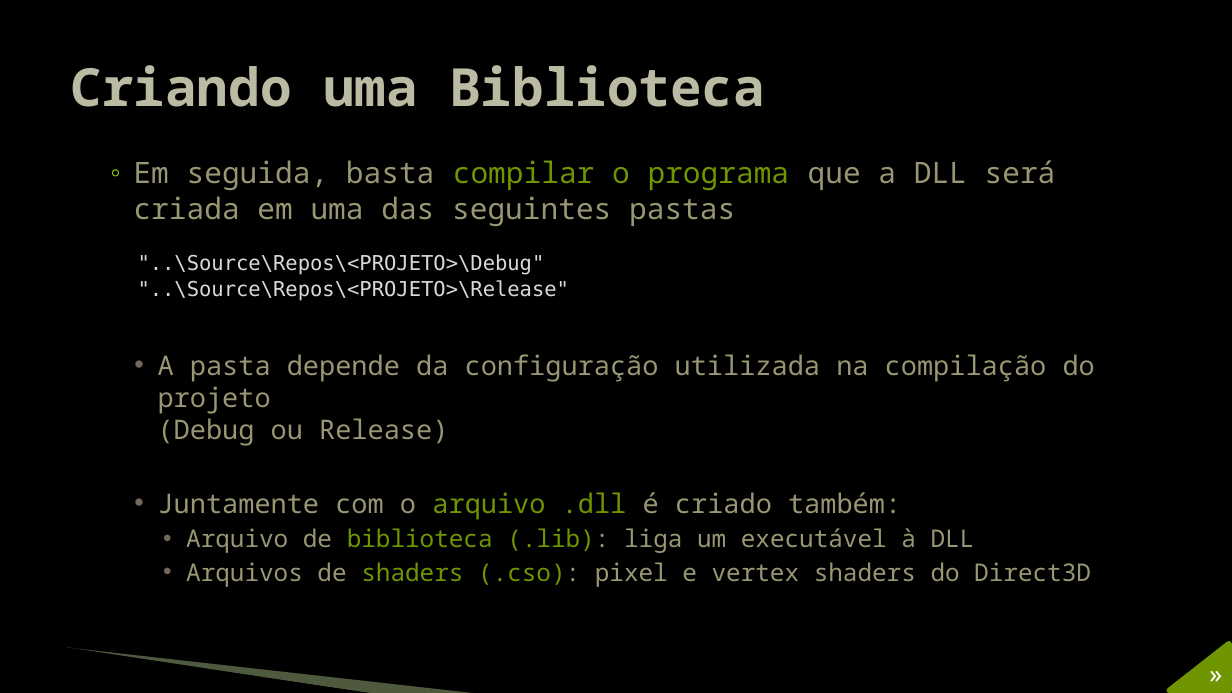
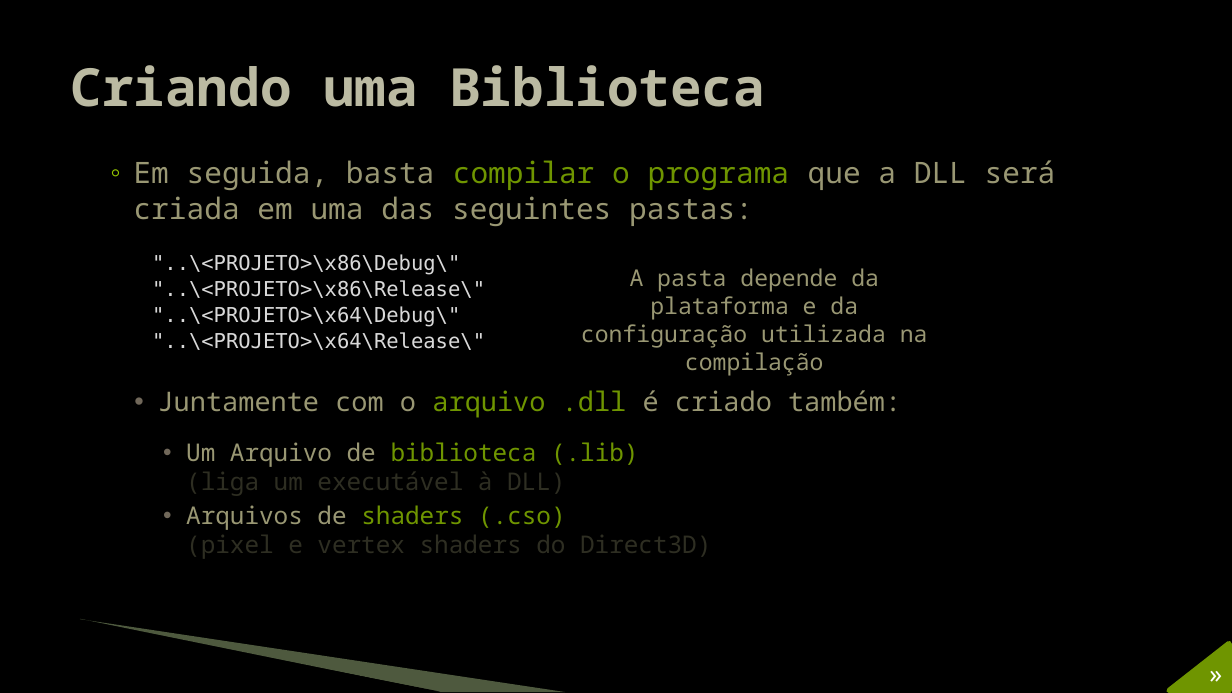
Before and after one commit to JudsonSS/Jogos, a slide deck: slide 10 of Slides/29. Distribuição do Jogo.pptx (slide 8 before the commit). Drawn at 1232x693 pixels with LibreOffice and Linux fonts; fonts in the diff are those of the drawing; background and template pictures are left out. Boxes give left, top, right and bottom in pixels: in the first picture for what was removed or moved away, otherwise in the second. Text is boxed around its words. In the diff, an @@ line names an element or a change of style, - is before the commit and + after.

```diff
--- a/Slides/29. Distribuição do Jogo.pptx
+++ b/Slides/29. Distribuição do Jogo.pptx
@@ text at <box>134,160,1056,226</box>: text changed; size 21 to 23 pt @@
-  ◦ Em seguida, basta compilar o programa que a DLL será criada em uma das seguintes pastas
-    • A pasta depende da configuração utilizada na compilação do projeto
-      (Debug ou Release)
+  ◦ Em seguida, basta compilar o programa que a DLL será
+    criada em uma das seguintes pastas:
@@ text at <box>152,254,485,350</box>: text changed @@
-"..\Source\Repos\<PROJETO>\Debug"
-"..\Source\Repos\<PROJETO>\Release"
+"..\<PROJETO>\x86\Debug\"
+"..\<PROJETO>\x86\Release\"
+"..\<PROJETO>\x64\Debug\"
+"..\<PROJETO>\x64\Release\"
@@ text added at <box>581,268,928,348</box>, 18 pt, text #999773 @@
+A pasta depende da plataforma e da configuração utilizada na compilação
@@ text at <box>158,390,901,418</box>: more space between paragraphs @@
@@ text at <box>186,442,711,558</box>: text changed; text colour #999773 to #2E2E22 @@
-      • Arquivo de biblioteca (.lib): liga um executável à DLL
-      • Arquivos de shaders (.cso): pixel e vertex shaders do Direct3D
+      • Um Arquivo de biblioteca (.lib)
+        (liga um executável à DLL)
+      • Arquivos de shaders (.cso)
+        (pixel e vertex shaders do Direct3D)
@@ freeform shape: place and size @@
-freeform shape at <box>66,649,374,693</box>
+freeform shape at <box>78,621,440,692</box>
@@ freeform shape: place and size @@
-freeform shape at <box>67,648,481,693</box>
+freeform shape at <box>80,619,566,692</box>
```
Also in this commit, not shown: 14 other slides changed, 2 slides added.
